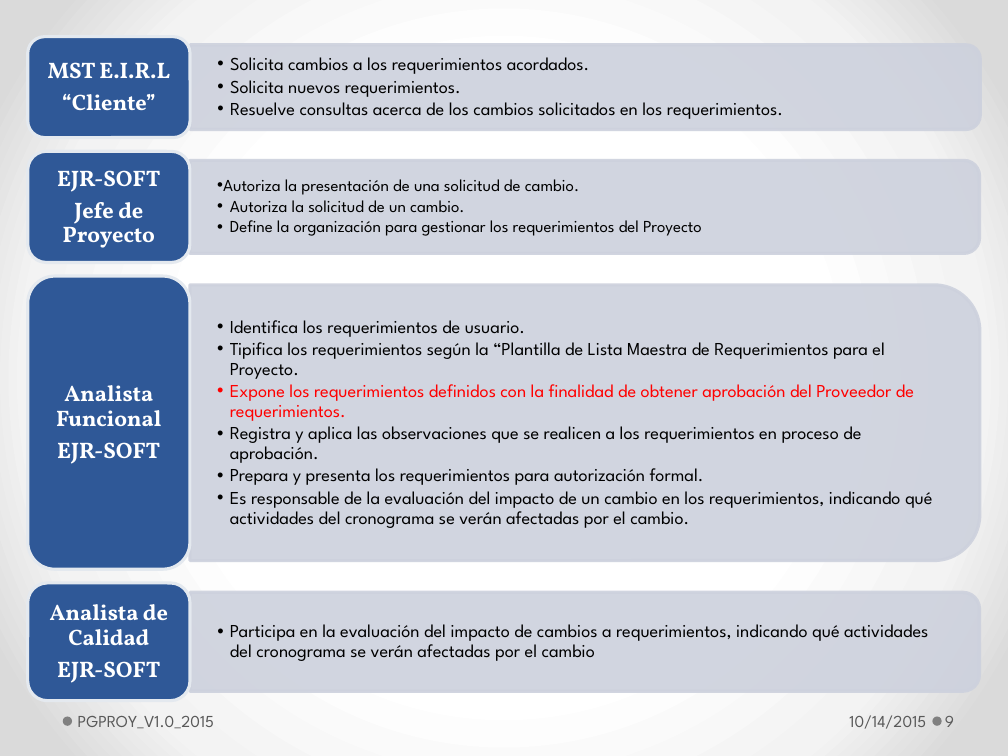
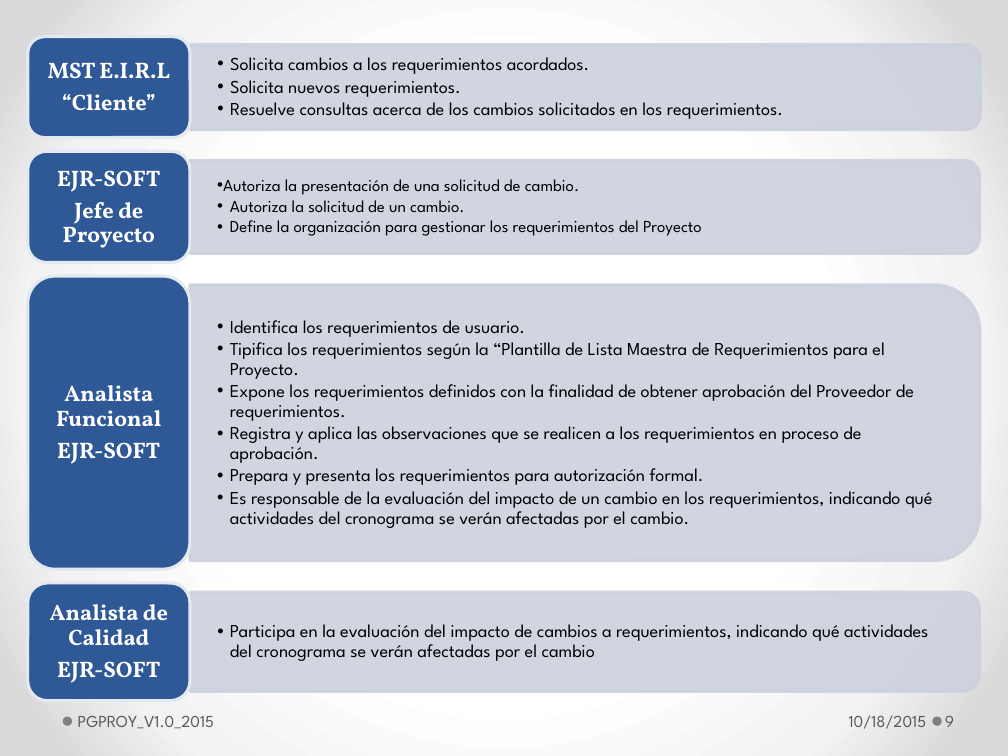
Before and after one commit to lowrider80/UTP-GPS-ALARM, a slide deck: slide 9 of Area_de_Proceso-_REQM/PGREQM_V1.0_2015_MOD_F.pptx. Drawn at 1008x756 pixels with LibreOffice and Linux fonts; fonts in the diff are those of the drawing. Boxes give left, top, right and bottom in pixels: in the first picture for what was removed or moved away, otherwise in the second. Text is boxed around its words. In the diff, an @@ line names an element or a change of style, - is before the commit and + after.

Commit message:
Proceso de Gestion Cambios a Requerimientos
Proceso de Gestion Cambios a Requerimientos

```diff
--- a/Area_de_Proceso-_REQM/PGREQM_V1.0_2015_MOD_F.pptx
+++ b/Area_de_Proceso-_REQM/PGREQM_V1.0_2015_MOD_F.pptx
@@ text at (230,384,914,421): text colour #FF0000 to #000000 in "Expone los requerimientos definidos con la finalidad ..." @@
@@ text at (849,715,927,729): text changed @@
-10/14/2015
+10/18/2015
```
Also in this commit, not shown: 19 other slides changed, 1 other file.
